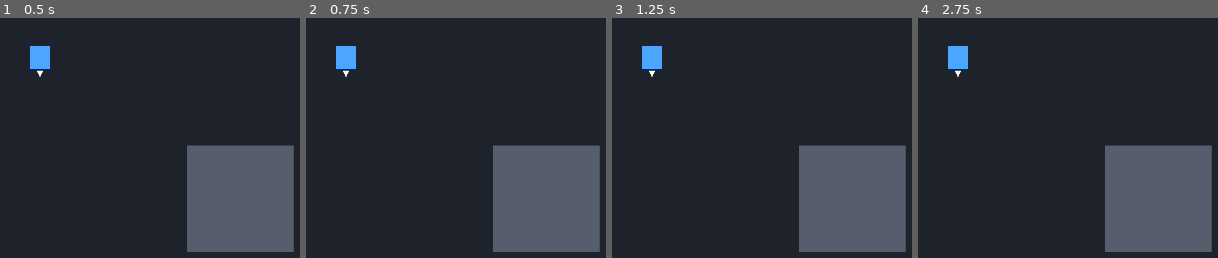
Above: before the commit, frames 1-4 (left to right).
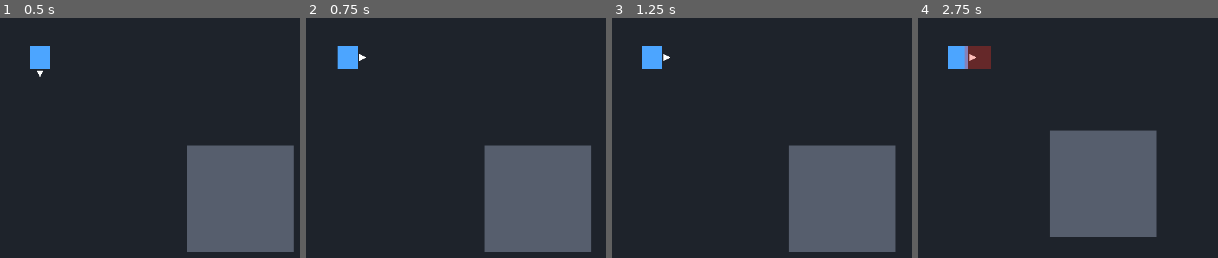
Above: after the commit, the same moments.

Repository: kikajima/dragonballsoullegacy
Game: Godot game, scene res://scenes/bootstrap/bootstrap.tscn
The game is run twice, just before and just after one commit, with the same random seed, the same clock (stepped at 60 frames per second) and the same inputs.
Inputs:
- Up to frame 1 (0.5 s): no input
- Up to frame 2 (0.75 s): tap Enter at 0.5 s; hold D (move_right) from 0.53 s (still down); tap J (attack) at 0.6 s
- Up to frame 3 (1.25 s): keep holding D (move_right)
- Up to frame 4 (2.75 s): release D (move_right) at 1.28 s; hold S (move_down) 1.28-2.03 s; tap J (attack) at 1.35, 2.3 s; tap Space (dash) at 2 s; hold D (move_right) from 2.03 s (still down); hold Shift (block) from 2.03 s (still down)

Frame 1 is identical in both runs. In frame 2, 2.9% of the frame differs, in the area x 10-98%, y 11-98%; in frame 3, 3.2%; in frame 4, 20%, in the area x 12-98%, y 11-98%.
Error before the commit: Attempt to call function 'is_attacking' in base 'null instance' on a null instance. (res://actors/player/player.gd:18)

Commit message:
feat: wire melee combat and attack hitbox

Diff:
--- a/actors/player/player.tscn
+++ b/actors/player/player.tscn
@@ -6,11 +6,16 @@
 [ext_resource type="Script" path="res://components/state_machine/state_machine.gd" id="4_state"]
 [ext_resource type="Script" path="res://components/facing/facing_component.gd" id="5_facing"]
 [ext_resource type="Script" path="res://actors/player/player_animation_controller.gd" id="6_animation"]
+[ext_resource type="Script" path="res://combat/melee/melee_combat_component.gd" id="7_melee"]
+[ext_resource type="Script" path="res://components/hitbox/hitbox_component.gd" id="8_hitbox"]
 
 [sub_resource type="RectangleShape2D" id="RectangleShape2D_player"]
 size = Vector2(10, 8)
 
 [sub_resource type="SpriteFrames" id="SpriteFrames_player"]
+
+[sub_resource type="RectangleShape2D" id="RectangleShape2D_attack"]
+size = Vector2(16, 14)
 
 [node name="Player" type="CharacterBody2D"]
 position = Vector2(240, 135)
@@ -40,6 +45,24 @@
 position = Vector2(0, 8)
 shape = SubResource("RectangleShape2D_player")
 
+[node name="Combat" type="Node2D" parent="."]
+
+[node name="AttackHitbox" type="Area2D" parent="Combat"]
+collision_layer = 8
+collision_mask = 4
+monitoring = true
+monitorable = false
+script = ExtResource("8_hitbox")
+
+[node name="CollisionShape2D" type="CollisionShape2D" parent="Combat/AttackHitbox"]
+shape = SubResource("RectangleShape2D_attack")
+disabled = true
+
+[node name="DebugShape" type="Polygon2D" parent="Combat/AttackHitbox"]
+visible = false
+polygon = PackedVector2Array(-8, -7, 8, -7, 8, 7, -8, 7)
+color = Color(1, 0.2, 0.15, 0.32)
+
 [node name="Components" type="Node" parent="."]
 
 [node name="MovementComponent" type="Node" parent="Components"]
@@ -51,6 +74,10 @@
 [node name="StateMachine" type="Node" parent="Components"]
 script = ExtResource("4_state")
 
+[node name="MeleeCombatComponent" type="Node" parent="Components"]
+script = ExtResource("7_melee")
+attack_hitbox_path = NodePath("../../Combat/AttackHitbox")
+
 [node name="Controllers" type="Node" parent="."]
 
 [node name="PlayerInputController" type="Node" parent="Controllers"]
Not shown: 1 places in actors/player/player.tscn that only renumber resources
